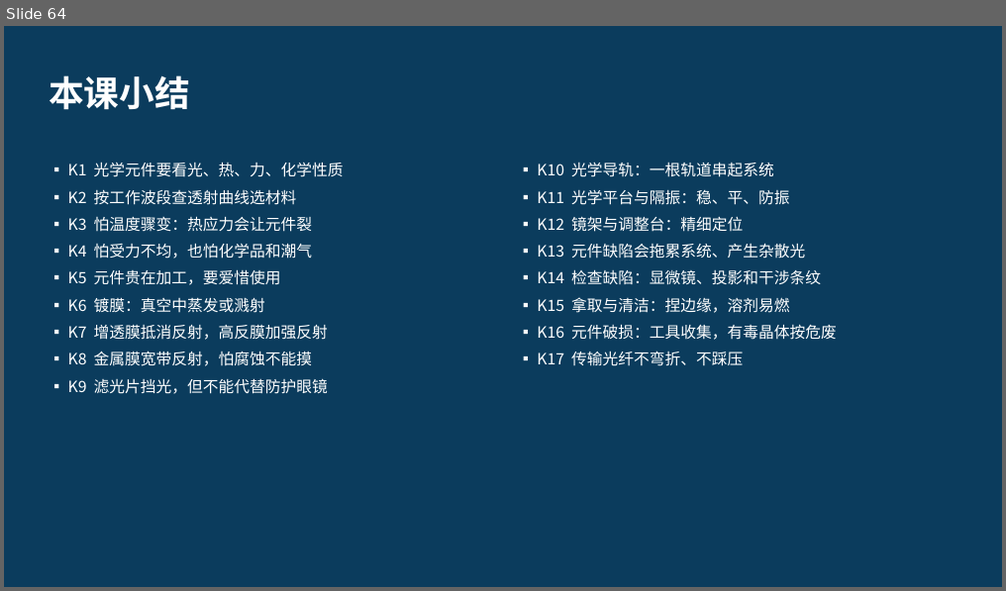
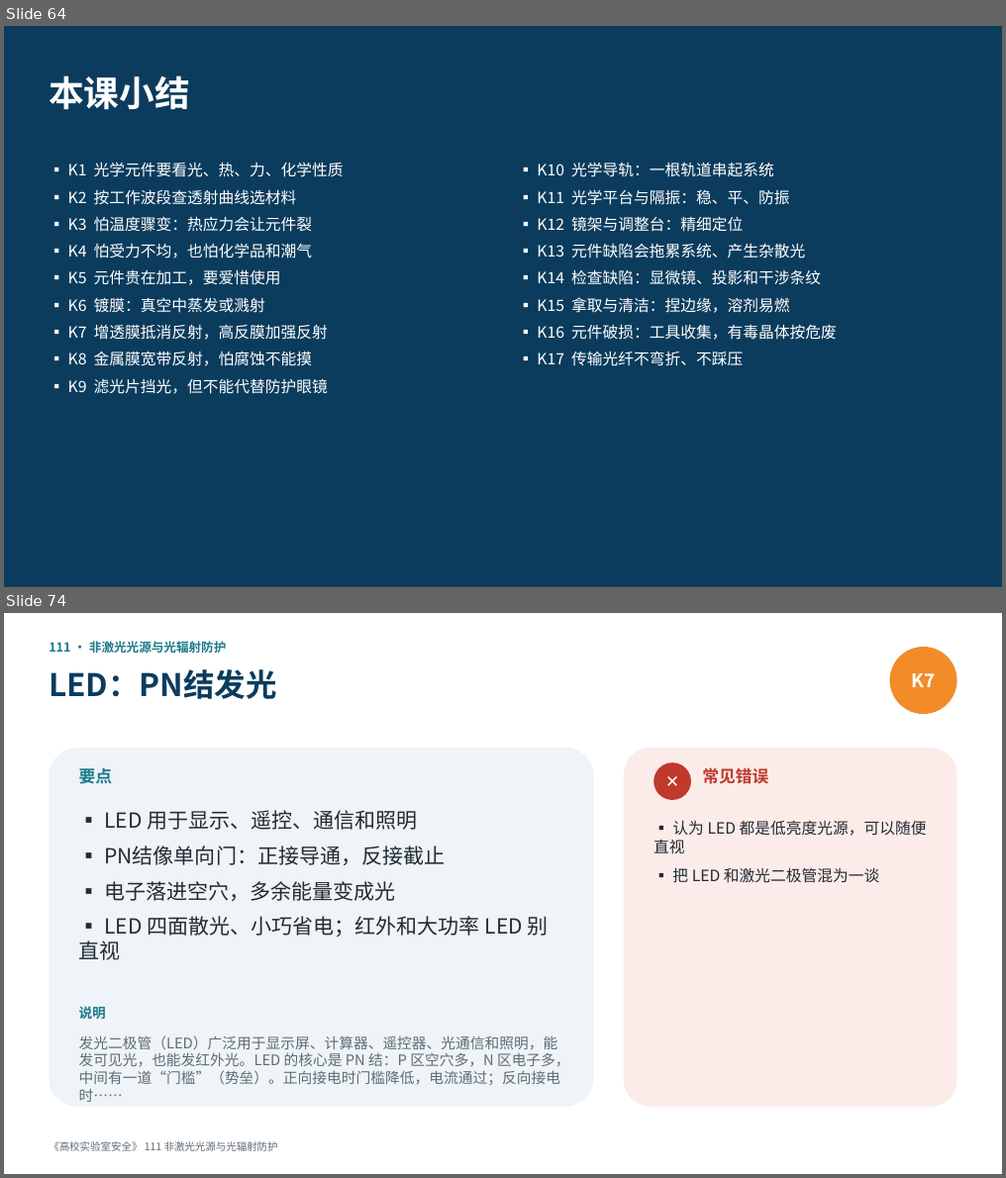
Before and after one commit to hanrongwx-max/videoyoutubo, a slide deck: course/高校实验室安全/课件/第9章_激光与光学安全.pptx. Shown one above the other, each under a label of ours: slide 64 before the commit, slides 64 and 74 after it; the slides between them are not shown. The pictures are 1006x591 and 1006x1178 pixels, drawn with LibreOffice and Linux fonts; fonts in the diff are those of the drawing. Boxes give left, top, right and bottom in pixels: in the first picture for what was removed or moved away, otherwise in the second. Text is boxed around its words. In the diff, an @@ line names an element or a change of style, - is before the commit and + after.

```diff
--- a/course/高校实验室安全/课件/第9章_激光与光学安全.pptx
+++ b/course/高校实验室安全/课件/第9章_激光与光学安全.pptx
@@ slide 74 added at box(4, 613, 1002, 1174), background #FFFFFF @@
@@ text added at box(49, 641, 226, 653), 12 pt, text #1D7A8C, bold @@
+111 · 非激光光源与光辐射防护
@@ text added at box(49, 669, 277, 699), 30 pt, text #0B3C5D, bold @@
+LED：PN结发光
@@ ellipse added at box(890, 647, 957, 714), fill #F28C28, 18 pt, text #FFFFFF, bold @@
+K7
@@ rounded rectangle added at box(49, 748, 594, 1107), fill #EEF4F7 @@
@@ rounded rectangle added at box(624, 748, 957, 1107), fill #FBECEA @@
@@ text added at box(79, 768, 113, 784), 16 pt, text #1D7A8C, bold @@
+要点
@@ ellipse added at box(653, 762, 691, 800), fill #C0392B, 16 pt, text #FFFFFF, bold @@
+✕
@@ text added at box(702, 768, 768, 784), 16 pt, text #C0392B, bold @@
+常见错误
@@ text added at box(79, 810, 548, 960), 20 pt, text #222B33 @@
+▪ LED 用于显示、遥控、通信和照明
+▪ PN结像单向门：正接导通，反接截止
+▪ 电子落进空穴，多余能量变成光
+▪ LED 四面散光、小巧省电；红外和大功率 LED 别直视
@@ text added at box(653, 820, 927, 883), 15 pt, text #222B33 @@
+▪ 认为 LED 都是低亮度光源，可以随便直视
+▪ 把 LED 和激光二极管混为一谈
@@ text added at box(79, 1007, 106, 1019), 13 pt, text #1D7A8C, bold @@
+说明
@@ text added at box(79, 1036, 570, 1085), 14 pt, text #5F6B75 @@
+发光二极管（LED）广泛用于显示屏、计算器、遥控器、光通信和照明，能发可见光，也能发红外光。LED 的核心是 PN 结：P 区空穴多，N 区电子多，中间有一道“门槛”（势垒）。正向接电时门槛降低，电流通过；反向接电时……
@@ text added at box(49, 1142, 278, 1152), 10 pt, text #5F6B75 @@
+《高校实验室安全》 111 非激光光源与光辐射防护
```
Also in this commit, not shown: 17 other slides added, 2 other files.
